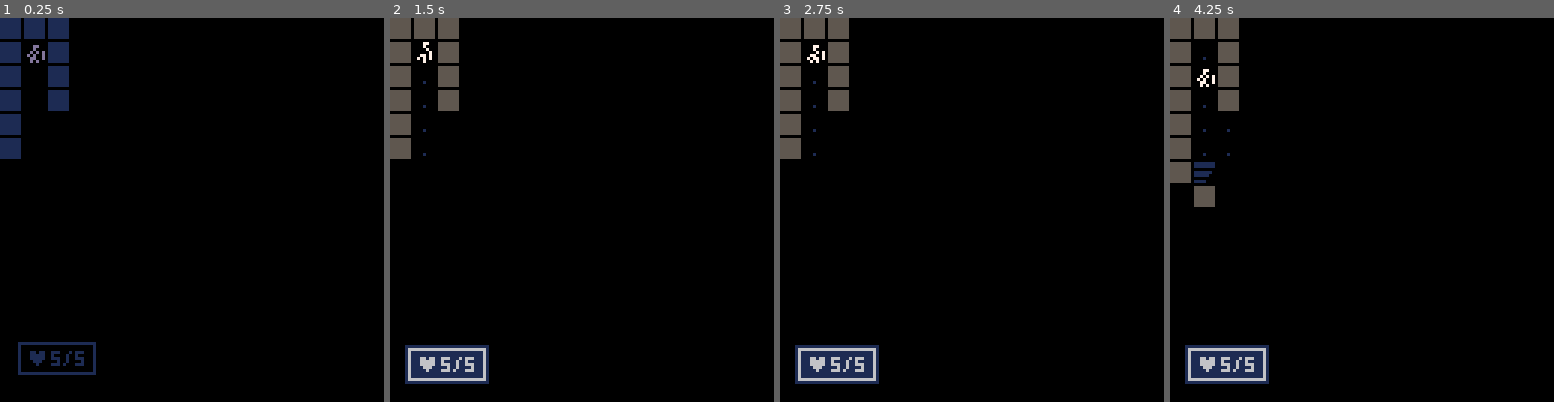
Above: before the commit, frames 1-4 (left to right).
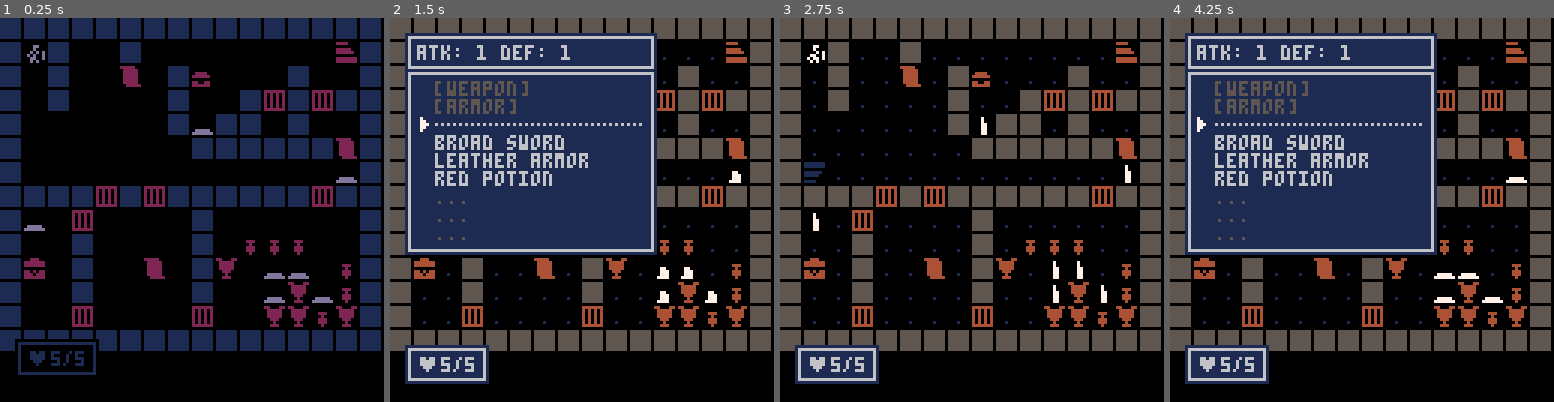
Above: after the commit, the same moments.

Repository: Aeklad/pico8
Game: PICO-8 cartridge rogue.p8
The game is run twice, just before and just after one commit, with the same random seed, the same clock (stepped at 60 frames per second) and the same inputs.
Inputs:
- Up to frame 1 (0.25 s): no input
- Up to frame 2 (1.5 s): tap X (X key) at 0.33, 1.07 s; tap O (Z key) at 0.7 s
- Up to frame 3 (2.75 s): hold Right 1.6-2.1 s; tap O (Z key) at 1.7, 2.1, 2.5 s; tap X (X key) at 1.85 s; hold Up 2.15-2.42 s; hold Right from 2.47 s (still down)
- Up to frame 4 (4.25 s): tap O (Z key) every 0.4 s from 2.9 to 4.1 s; tap X (X key) at 2.97, 4.08 s; release Right at 3.03 s; hold Left 3.08-3.58 s; hold Down 3.63-3.97 s; hold Right from 4.02 s (still down)

The runs differ from the first frame. In frame 1, 29% of the frame differs, in the area x 0-100%, y 0-87%; in frame 2, 58%; in frame 3, 30%; in frame 4, 58%.

Commit message:
inventory

Diff:
--- a/rogue.p8
+++ b/rogue.p8
@@ -10,6 +10,8 @@
  mob_atk={1,1}
  mob_hp={5,2}
  mob_los={4,4}
+
+ itm_name={"broad sword","leather armor","red potion"}
  debug={}
  startgame()
 end
@@ -49,9 +51,16 @@
  end
 
  p_t=0
+ inv,eqp={},{}
+ --eqp[1] - weapon
+ --eqp[2] - armor
+ --inv[1-6] - inventory
+ takeitem(1)
+ takeitem(2)
+ takeitem(3)
  wind={}
  float={}
- fog=blankmap(1)
+ fog=blankmap(0)
  talkwind = nil
  hpwind=addwind(5,5,28,13,{})
  _upd=update_game
@@ -72,8 +81,24 @@
   dobutt(buttbuff)
   buttbuff=-1
  end
-
-
+end
+
+function update_inv()
+ --inventory
+ move_mnu(invwind)
+ if btnp(4) then
+  _upd=update_game
+  invwind.dur=0
+  statwind.dur=0
+ end
+end
+
+function move_mnu(wnd)
+ if btnp(2) then
+  wnd.cur=max(1,wnd.cur-1)
+ elseif btnp(3) then
+  wnd.cur=min(#wnd.txt,wnd.cur+1)
+ end
 end
 
 function update_pturn()
@@ -87,6 +112,7 @@
   if checkend() then
    doai()
   end
+ calcdist(p_mob.x,p_mob.y)
  end
 end
 function update_aiturn()
@@ -130,9 +156,10 @@
 
 function dobutt(butt)
  if butt<0 then return end
-
  if butt<4 then
   moveplayer(dirx[butt+1],diry[butt+1])
+ elseif butt==5 then
+  showinv()
  end
 end
 
@@ -258,6 +286,10 @@
   end
  end
  return ret
+end
+
+function getrnd(arr)
+ return arr[1+flr(rnd(#arr))]
 end
 
 -->8
@@ -305,11 +337,11 @@
   elseif tle==6 then
    --stone tablet
    if destx==5 and desty ==2 then
-    showmsg({'  '..'welcome to gip','','explore','take well care','for the path',' is dangerous'})
+    showtalk({'  '..'welcome to gip','','explore','take well care','for the path',' is dangerous'})
    elseif destx==6 and desty ==10 then
-    showmsg({'  '..'oh man its scary','what was that?'})
+    showtalk({'  '..'oh man its scary','what was that?'})
    elseif destx==14 and desty ==5 then
-    showmsg({'  '..'pretty cool bro','','find stuff','like swords','or garbage','or maybe gold'})
+    showtalk({'  '..'pretty cool bro','','find stuff','like swords','or garbage','or maybe gold'})
    end
   end
 end
@@ -390,11 +422,11 @@
   e2,frst=err+err,false
   if e2>-dy then
    err-=dy
-   x1=x1+sx
+   x1+=sx
   end
   if e2<dx then
    err+=dx
-   y1=y1+sy
+   y1+=sy
   end
  end
  return true
@@ -423,6 +455,29 @@
  end
 end
 
+function calcdist(tx,ty)
+ local cand,step={},0
+ distmap=blankmap(-1)
+ add(cand,{x=tx,y=ty})
+ distmap[tx][ty]=0
+ repeat
+ step+=1
+ candnew={}
+ for c in all(cand) do
+  for d=1,4 do
+   local dx=c.x+dirx[d]
+   local dy=c.y+diry[d]
+   if inbounds(dx,dy) and distmap[dx][dy]==-1 then
+    distmap[dx][dy]=step
+    if iswalkable(dx,dy) then
+     add(candnew,{x=dx,y=dy})
+    end
+   end
+  end
+ end
+ cand=candnew
+until #cand==0
+end
 -->8
 --ui tab 5
 
@@ -445,10 +500,19 @@
   wx+=4
   wy+=4
   clip(wx,wy,ww-8,wh-8)
+  if w.curmode then
+   wx+=6
+  end
 
   for i=1,#w.txt do
-   local txt=w.txt[i]
-   print(txt,wx,wy,6)
+   local txt,c=w.txt[i],6
+   if w.col and w.col[i] then
+    c=w.col[i]
+   end
+   print(txt,wx,wy,c)
+   if i==w.cur then
+    spr(255,wx-5+sin(time()),wy)
+   end
    wy+=6
   end
 
@@ -475,13 +539,13 @@
  end
 end
 
-function showmsg1(txt,dur)
+function showmsg(txt,dur)
  local wid=(#txt+2)*4+7
  local w=addwind(63-wid/2,50,wid,13,{txt})
  w.dur=dur
 end
 
-function showmsg(txt)
+function showtalk(txt)
  talkwind=addwind(16,50,94,#txt*6+7,txt)
  talkwind.butt=true
 end
@@ -509,9 +573,47 @@
  hpwind.y+=(hpy-hpwind.y)/5
 end
 
+function showinv()
+ local txt,col={},{}
+ _upd=update_inv
+ for i=1,2 do
+  local itm,eqt=eqp[i]
+  if itm then
+   eqt=itm_name[itm]
+   add(col,6)
+  else
+   if i==1 then
+    eqt="[weapon]"
+   else
+    eqt="[armor]"
+   end
+   add(col,5)
+  end
+  add(txt,eqt)
+ end
+ add(txt,"…………………………")
+ add(col,6)
+ for i=1,6 do
+  local itm=inv[i]
+  if itm then
+   add(txt,itm_name[itm])
+   add(col,6)
+  else
+   add(txt,"...")
+   add(col,5)
+  end
+ end
+ invwind=addwind(5,17,84,62,txt)
+ invwind.curmode=true
+ invwind.cur=3
+ invwind.col=col
+
+ statwind=addwind(5,5,84,13,{"atk: 1 def: 1"})
+
+end
 
 -->8
---mobs tab 6
+--mobs and items tab 6
 
 function addmob(typ,mx,my)
  local m={
@@ -612,29 +714,37 @@
   return true
  else
   --move toward player
- if cansee(m,p_mob) then
-  m.tx,m.ty=p_mob.x,p_mob.y
- end
- if m.x==m.tx and m.y==m.ty then
-  --de aggro
-  m.task=ai_wait
-  addfloat("?",m.x*8+2,m.y*8,10)
-
- else
-  local bdst,bx,by=999,0,0
-  for i=1,4 do
-   local dx,dy=dirx[i],diry[i]
-   local tx,ty=m.x+dx,m.y+dy
-   if iswalkable(tx,ty,"checkmobs") then
-    local dst=dist(m.x+dx,m.y+dy,m.tx,m.ty)
-    if dst<bdst then
-     bdst,bx,by=dst,dx,dy
+  if cansee(m,p_mob) then
+   m.tx,m.ty=p_mob.x,p_mob.y
+  end
+  if m.x==m.tx and m.y==m.ty then
+   --de aggro
+   m.task=ai_wait
+   addfloat("?",m.x*8+2,m.y*8,10)
+
+  else
+   local bdst,cand=999,{}
+   calcdist(m.tx,m.ty)
+   for i=1,4 do
+    local dx,dy=dirx[i],diry[i]
+    local tx,ty=m.x+dx,m.y+dy
+    if iswalkable(tx,ty,"checkmobs") then
+     local dst=distmap[tx][ty]
+     if dst<bdst then
+      cand={}
+      bdst=dst
+     end
+     if dst==bdst then
+      add(cand,{x=dx,y=dy})
+     end
     end
    end
-  end
-  mobwalk(m,bx,by)
-  return true
- end
+   if #cand>0 then
+    local c=getrnd(cand)
+    mobwalk(m,c.x,c.y)
+    return true
+   end
+  end
  end
  return false
 end
@@ -642,6 +752,25 @@
 function cansee(m1,m2)
  return dist(m1.x,m1.y,m2.x,m2.y)<=m1.los and los(m1.x,m1.y,m2.x,m2.y)
 end
+-------------------------------------------------------
+-- items
+-------------------------------------------------------
+function takeitem(itm)
+ local i=freeinvslot()
+ if i==0 then return false end
+ inv[i]=itm
+ return true
+end
+
+function freeinvslot()
+ for i=1,6 do
+  if not inv[i] then
+   return i
+  end
+ end
+ return 0
+end
+
 
 __gfx__
 00000000000000005555555000000000000000000000000044444000000000004400044000000000000000001111111000444000444444404444000011111110
@@ -764,11 +893,11 @@
 00000000000000000000000000000000000000000000000000000000000000000000000000000000000000000000000000000000000000000000000000000000
 00000000000000000000000000000000000000000000000000000000000000000000000000000000000000000000000000000000000000000000000000000000
 00000000000000000000000000000000000000000000000000000000000000000000000000000000000000000000000000000000000000000000000000000000
-00770000000000000007700000000000000000000000000000000000000000000000000000000000000000000000000000000000000000000000000000000000
-00700000000770000007000000077000000000000000000000000000000000000000000000000000000000000000000000000000000000000000000000000000
-00070700000700000000700000070000000000000000000000000000000000000000000000000000000000000000000000000000000000000000000000000000
-00700700007070700000070000007070000000000000000000000000000000000000000000000000000000000000000000000000000000000000000000000000
-07070700070700700077070000770070000000000000000000000000000000000000000000000000000000000000000000000000000000000000000000000000
+00770000000000000007700000000000000000000000000000000000000000000000000000000000000000000000000000000000000000000000000070000000
+00700000000770000007000000077000000000000000000000000000000000000000000000000000000000000000000000000000000000000000000077000000
+00070700000700000000700000070000000000000000000000000000000000000000000000000000000000000000000000000000000000000000000077700000
+00700700007070700000070000007070000000000000000000000000000000000000000000000000000000000000000000000000000000000000000077000000
+07070700070700700077070000770070000000000000000000000000000000000000000000000000000000000000000000000000000000000000000070000000
 00070000007700700707070007077070000000000000000000000000000000000000000000000000000000000000000000000000000000000000000000000000
 00070000007070000007000000707000000000000000000000000000000000000000000000000000000000000000000000000000000000000000000000000000
 
@@ -910,7 +1039,7 @@
 02010201010601020a0101010201010200000000000000000000000000000000000000000000000000000000000000000000000000000000000000000000000000000000000000000000000000000000000000000000000000000000000000000000000000000000000000000000000000000000000000000000000000000000
 02010201010101020101020d020d020200000000000000000000000000000000000000000000000000000000000000000000000000000000000000000000000000000000000000000000000000000000000000000000000000000000000000000000000000000000000000000000000000000000000000000000000000000000
 0201010101010102c00202010201010200000000000000000000000000000000000000000000000000000000000000000000000000000000000000000000000000000000000000000000000000000000000000000000000000000000000000000000000000000000000000000000000000000000000000000000000000000000
-0201010101010102020202020202060200000000000000000000000000000000000000000000000000000000000000000000000000000000000000000000000000000000000000000000000000000000000000000000000000000000000000000000000000000000000000000000000000000000000000000000000000000000
+0201010101010101020202020202060200000000000000000000000000000000000000000000000000000000000000000000000000000000000000000000000000000000000000000000000000000000000000000000000000000000000000000000000000000000000000000000000000000000000000000000000000000000
 020f010101010101010101010101c00200000000000000000000000000000000000000000000000000000000000000000000000000000000000000000000000000000000000000000000000000000000000000000000000000000000000000000000000000000000000000000000000000000000000000000000000000000000
 020202020d020d0202020202020d020200000000000000000000000000000000000000000000000000000000000000000000000000000000000000000000000000000000000000000000000000000000000000000000000000000000000000000000000000000000000000000000000000000000000000000000000000000000
 02c0010d01010101020101010101010200000000000000000000000000000000000000000000000000000000000000000000000000000000000000000000000000000000000000000000000000000000000000000000000000000000000000000000000000000000000000000000000000000000000000000000000000000000
